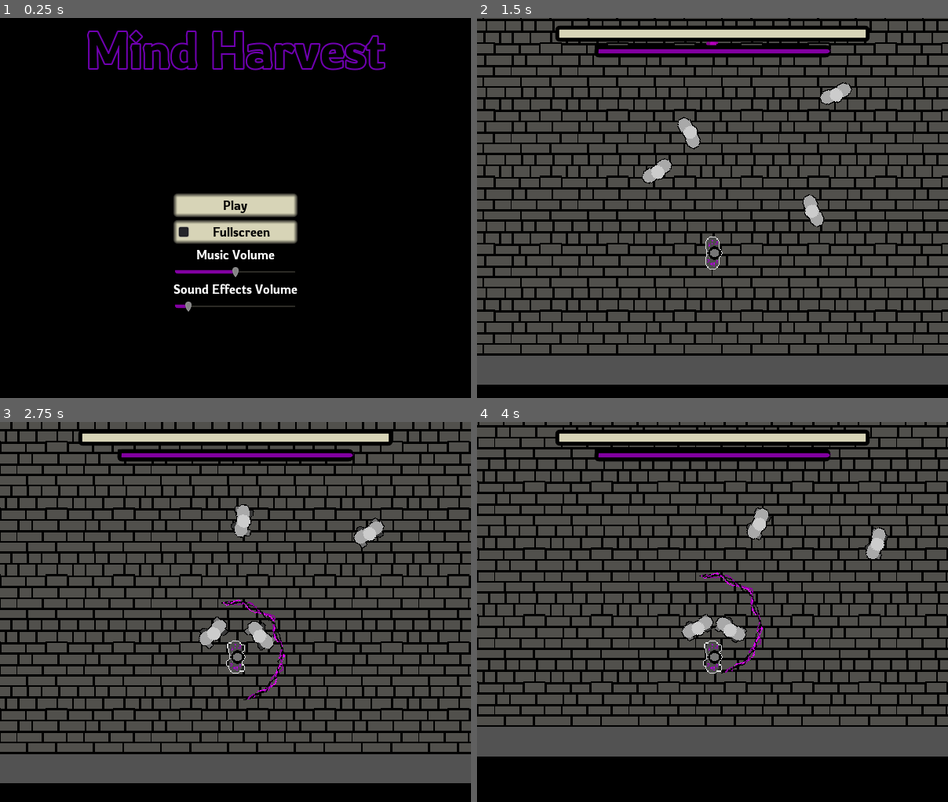
Above: before the commit, frames 1-4 (two rows, left to right).
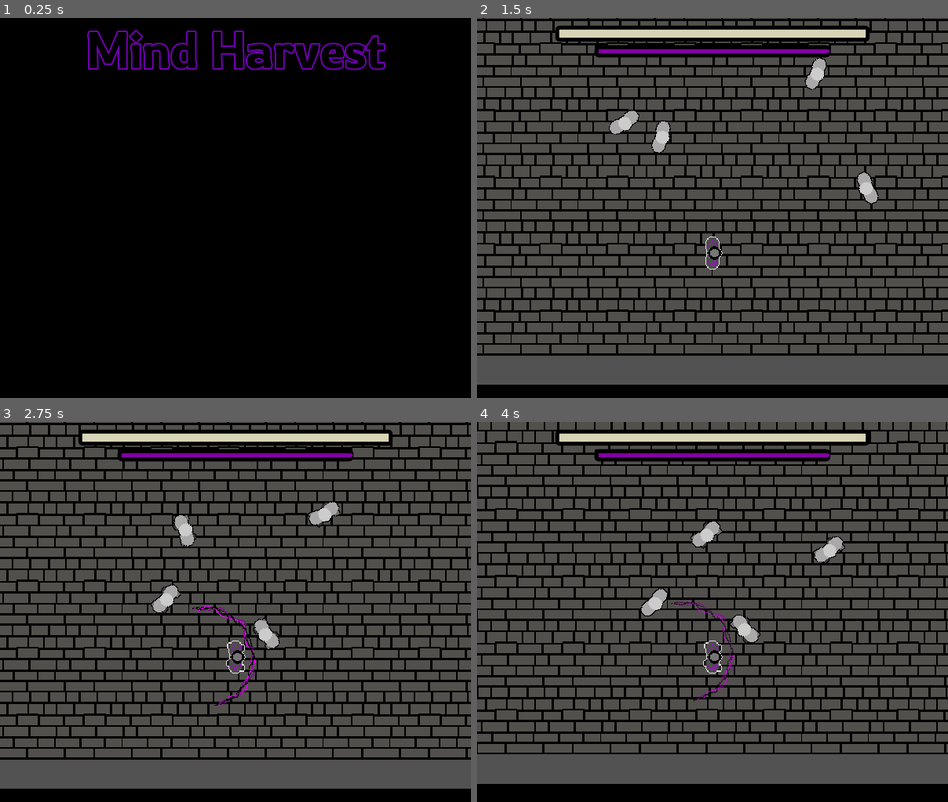
Above: after the commit, the same moments.

Repository: the-alex-g/LD52
Game: Godot game, scene res://Menu/Splashscreen.tscn
The game is run twice, just before and just after one commit, with the same random seed, the same clock (stepped at 60 frames per second) and the same inputs. Before the commit the project starts from res://Menu/MainMenu.tscn.
Inputs (mouse positions are in pixels of both pictures, inside the frame that each line leads up to):
- Up to frame 1 (0.25 s): no input
- Up to frame 2 (1.5 s): click (712, 204) at 0.5 s, where only the run before the commit has a clickable "Play"; click (712, 204) at 1.25 s, where only the run after the commit has a clickable "Play"
- Up to frame 3 (2.75 s): move the mouse to (339, 634) at 2.02 s; hold D (right) from 2.03 s (still down); right-click (339, 634) at 2.1 s
- Up to frame 4 (4 s): move the mouse to (618, 680) at 2.77 s; release D (right) at 2.78 s; hold S (down) 2.78-3.53 s; tap Space (heal) at 2.85 s; move the mouse to (759, 555) at 3.52 s; press the mouse at (759, 555) at 3.53 s; hold D (right) from 3.53 s (still down)

The runs differ from the first frame. In frame 1, 4.1% of the frame differs, in the area x 36-64%, y 46-78%; in frame 2, 1.9%; in frame 3, 41%; in frame 4, 45%, in the area x 0-100%, y 0-96%.

Commit message:
Add splash screen

Diff:
--- /dev/null
+++ b/project/Menu/Splashscreen.gd
@@ -0,0 +1,7 @@
+extends Control
+
+
+func _input(event:InputEvent)->void:
+	if event.is_pressed():
+		# warning-ignore:return_value_discarded
+		get_tree().change_scene("res://Menu/MainMenu.tscn")
--- /dev/null
+++ b/project/Menu/Splashscreen.tscn
@@ -0,0 +1,74 @@
+[gd_scene load_steps=7 format=2]
+
+[ext_resource path="res://Menu/Rowdies-Light.ttf" type="DynamicFontData" id=1]
+[ext_resource path="res://Menu/Splashscreen.gd" type="Script" id=2]
+[ext_resource path="res://Menu/theme.tres" type="Theme" id=3]
+
+[sub_resource type="DynamicFont" id=1]
+size = 64
+outline_size = 2
+outline_color = Color( 0.439216, 0, 0.694118, 1 )
+font_data = ExtResource( 1 )
+
+[sub_resource type="Animation" id=2]
+resource_name = "FadeIn"
+length = 2.5
+tracks/0/type = "value"
+tracks/0/path = NodePath("Instrux:modulate")
+tracks/0/interp = 1
+tracks/0/loop_wrap = true
+tracks/0/imported = false
+tracks/0/enabled = true
+tracks/0/keys = {
+"times": PoolRealArray( 0, 1.5, 2.5 ),
+"transitions": PoolRealArray( 1, 1, 1 ),
+"update": 0,
+"values": [ Color( 1, 1, 1, 0 ), Color( 1, 1, 1, 0 ), Color( 1, 1, 1, 1 ) ]
+}
+
+[sub_resource type="Animation" id=3]
+length = 0.001
+tracks/0/type = "value"
+tracks/0/path = NodePath("Instrux:modulate")
+tracks/0/interp = 1
+tracks/0/loop_wrap = true
+tracks/0/imported = false
+tracks/0/enabled = true
+tracks/0/keys = {
+"times": PoolRealArray( 0 ),
+"transitions": PoolRealArray( 1 ),
+"update": 0,
+"values": [ Color( 1, 1, 1, 0 ) ]
+}
+
+[node name="SplashScreen" type="Control"]
+anchor_right = 1.0
+anchor_bottom = 1.0
+theme = ExtResource( 3 )
+script = ExtResource( 2 )
+
+[node name="Label" type="Label" parent="."]
+anchor_right = 1.0
+margin_bottom = 20.0
+custom_colors/font_color = Color( 0, 0, 0, 1 )
+custom_fonts/font = SubResource( 1 )
+text = "Mind Harvest"
+align = 1
+valign = 1
+
+[node name="Instrux" type="Label" parent="."]
+modulate = Color( 1, 1, 1, 0 )
+anchor_left = 0.5
+anchor_top = 0.5
+anchor_right = 0.5
+anchor_bottom = 0.5
+margin_left = -91.5
+margin_top = -10.0
+margin_right = 91.5
+margin_bottom = 10.0
+text = "Press any key to continue"
+
+[node name="AnimationPlayer" type="AnimationPlayer" parent="."]
+autoplay = "FadeIn"
+anims/FadeIn = SubResource( 2 )
+anims/RESET = SubResource( 3 )
--- a/project/project.godot
+++ b/project/project.godot
@@ -39,7 +39,7 @@
 [application]
 
 config/name="Mind Harvest"
-run/main_scene="res://Menu/MainMenu.tscn"
+run/main_scene="res://Menu/Splashscreen.tscn"
 config/icon="res://icon.png"
 
 [audio]
